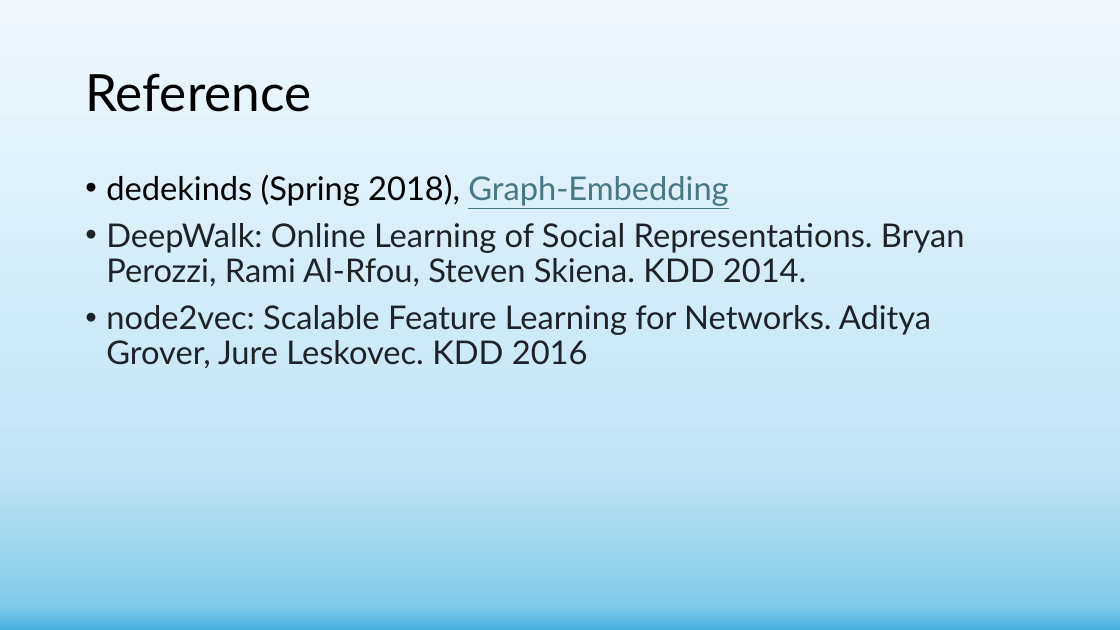
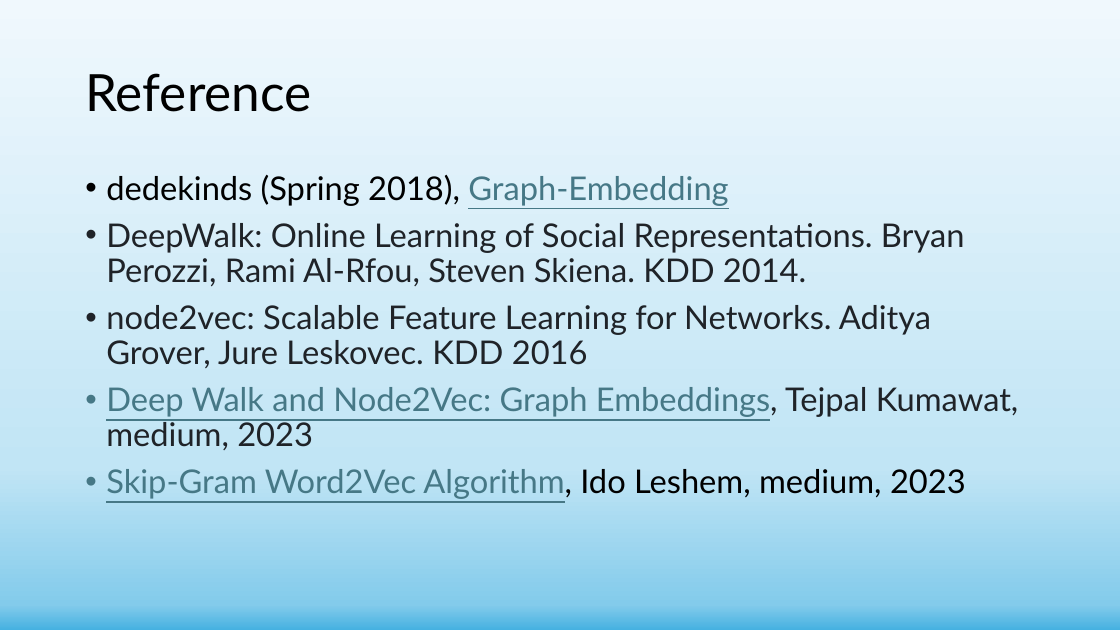
Before and after one commit to shachar700/Graph-Embedding, a slide deck: slide 21 of doc/Graph-Embedding Presentation.pptx. Drawn at 1120x630 pixels with LibreOffice and Linux fonts; fonts in the diff are those of the drawing. Boxes give left, top, right and bottom in pixels: in the first picture for what was removed or moved away, otherwise in the second. Text is boxed around its words. In the diff, an @@ line names an element or a change of style, - is before the commit and + after.

```diff
--- a/doc/Graph-Embedding Presentation.pptx
+++ b/doc/Graph-Embedding Presentation.pptx
@@ text at (106,387,1018,499): paragraphs added @@
+• Deep Walk and Node2Vec: Graph Embeddings, Tejpal Kumawat, medium, 2023
+• Skip-Gram Word2Vec Algorithm, Ido Leshem, medium, 2023
```
Also in this commit, not shown: 1 other slide changed, 3 other files.
